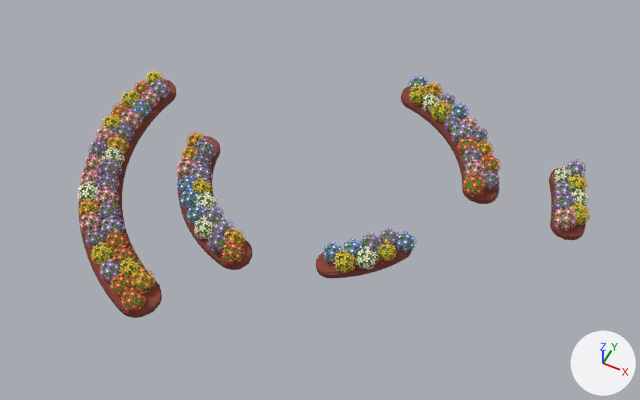
What one commit did to the glTF model apps/web/public/models/flower-bed.glb.
The view is the same before and after, from a camera (50 mm lens) standing at (7.43, -14.59, 18.31) and looking at (0.27, -0.26, 0.38). The lights are fixed; the arrows at lower right show +X, +Y and +Z. The older version comes first.

The first picture shows 'bed-0', 'bed-1', 'bed-2', 'bed-3', 'bed-4'.
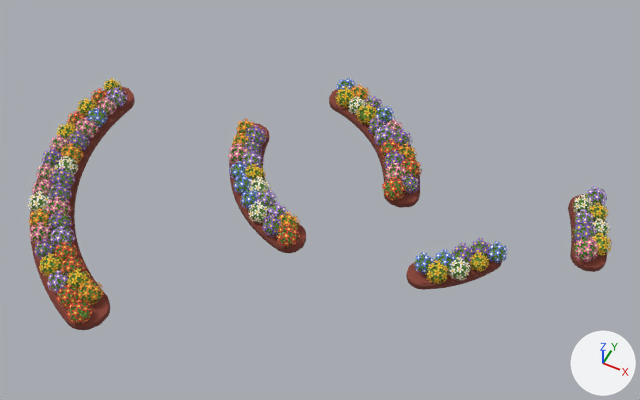
Boxes [x1, y1, x2, y2] around the edits, measured in the pictures (640 x 400 px):
'bed-0', moved
    before: [77, 70, 176, 318]
    after: [28, 78, 135, 330]
'bed-2', moved
    before: [176, 131, 252, 270]
    after: [228, 118, 306, 253]
'bed-1', moved
    before: [401, 75, 501, 204]
    after: [329, 78, 422, 208]
'bed-4', moved
    before: [316, 227, 417, 278]
    after: [406, 238, 507, 290]
'bed-3', moved
    before: [549, 159, 590, 240]
    after: [568, 186, 612, 272]

The change in detail:
Object 'bed-0' (ob_bed_0) moves from (0.0, 0.0, 0.0) to (-0.95, -0.88, 0.0).
Object 'bed-1' (ob_bed_1) moves from (0.0, 0.0, 0.0) to (-1.91, -1.1, 0.0).
Object 'bed-2' (ob_bed_2) moves from (0.0, 0.0, 0.0) to (1.01, 1.12, 0.0).
Object 'bed-3' (ob_bed_3) moves from (0.0, 0.0, 0.0) to (0.78, -0.78, 0.0).
Object 'bed-4' (ob_bed_4) moves from (0.0, 0.0, 0.0) to (2.23, 0.72, 0.0).
